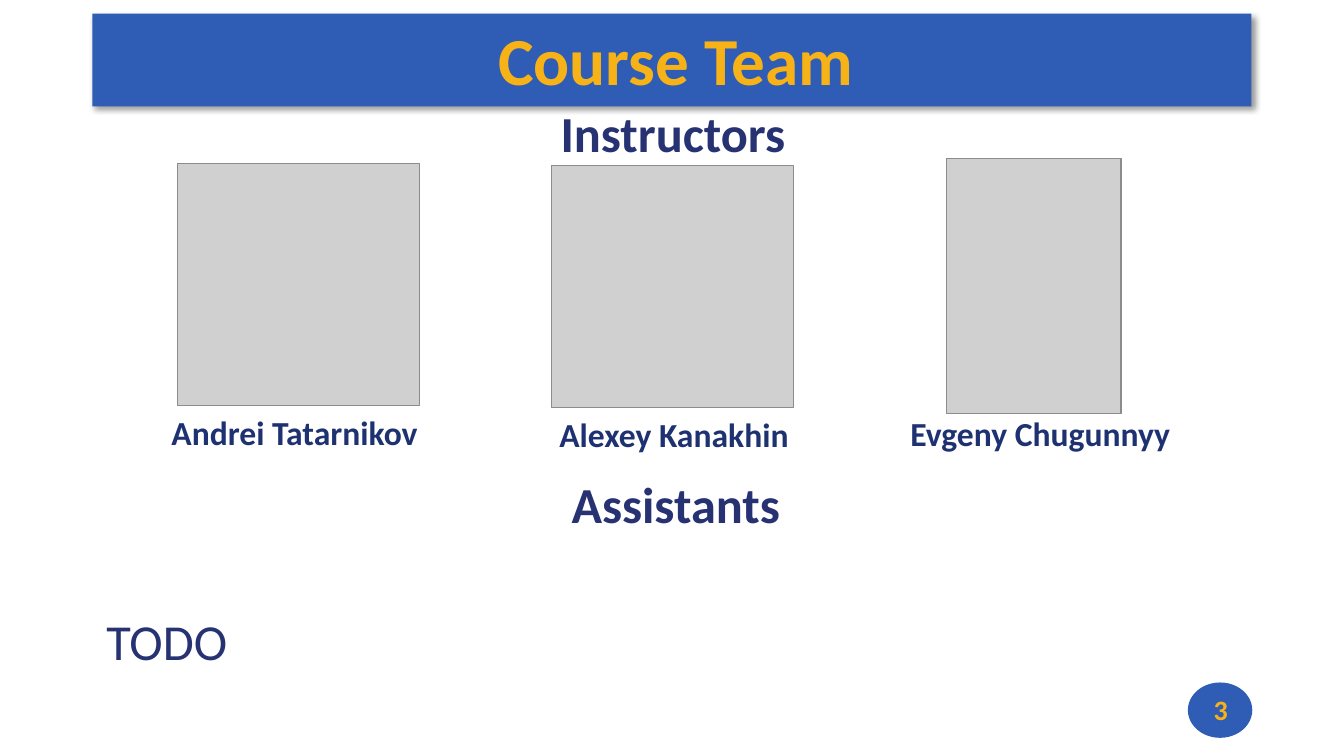
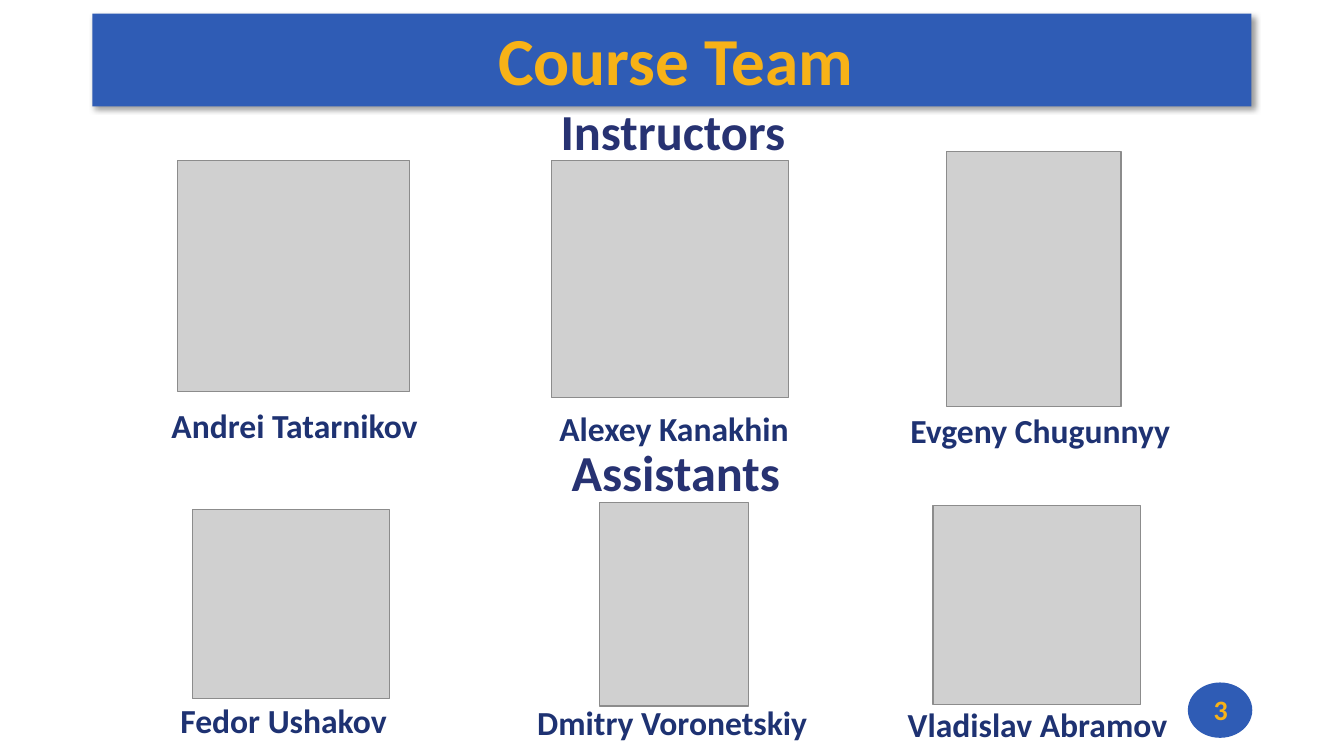
Before and after one commit to andrewt0301/hse-acos-course, a slide deck: slide 3 of docs/part1ca/01_Introduction/CA_Lecture_01.pptx. Drawn at 1344x756 pixels with LibreOffice and Linux fonts; fonts in the diff are those of the drawing; grey boxes stand for pictures. Boxes give left, top, right and bottom in pixels: in the first picture for what was removed or moved away, otherwise in the second. Text is boxed around its words. In the diff, an @@ line names an element or a change of style, - is before the commit and + after.

Commit message:
Lecture1 up

```diff
--- a/docs/part1ca/01_Introduction/CA_Lecture_01.pptx
+++ b/docs/part1ca/01_Introduction/CA_Lecture_01.pptx
@@ picture: place and size @@
-picture at [177, 163, 419, 405]
+picture at [177, 160, 409, 392]
@@ picture: place and size @@
-picture at [552, 165, 793, 407]
+picture at [552, 160, 788, 397]
@@ 2 texts, 1 picture, 1 rectangle: place and size @@
-2 texts, 1 picture, 1 rectangle at [171, 119, 1121, 453]
+2 texts, 1 picture, 1 rectangle at [157, 109, 1121, 461]
@@ text "Assistants": place and size @@
-text "Assistants" at [106, 487, 780, 661]
+text "Assistants" at [572, 455, 780, 503]
@@ text "Assistants" at [572, 455, 780, 503]: line spacing 0.9 to 0.8 @@
@@ picture added at [193, 509, 390, 699] @@
@@ picture added at [600, 503, 749, 707] @@
@@ picture added at [934, 506, 1141, 706] @@
@@ text at [106, 627, 227, 661]: paragraph removed @@
-TODO
@@ rectangle added at [146, 696, 413, 745], fill #FFFFFF, 24 pt, text #1E3272, bold @@
+Fedor Ushakov
@@ text added at [537, 711, 807, 741], 24 pt, text #1E3272, bold @@
+Dmitry Voronetskiy
@@ text added at [908, 713, 1167, 738], 24 pt, text #1E3272, bold @@
+Vladislav Abramov
```
Also in this commit, not shown: 1 other file.
